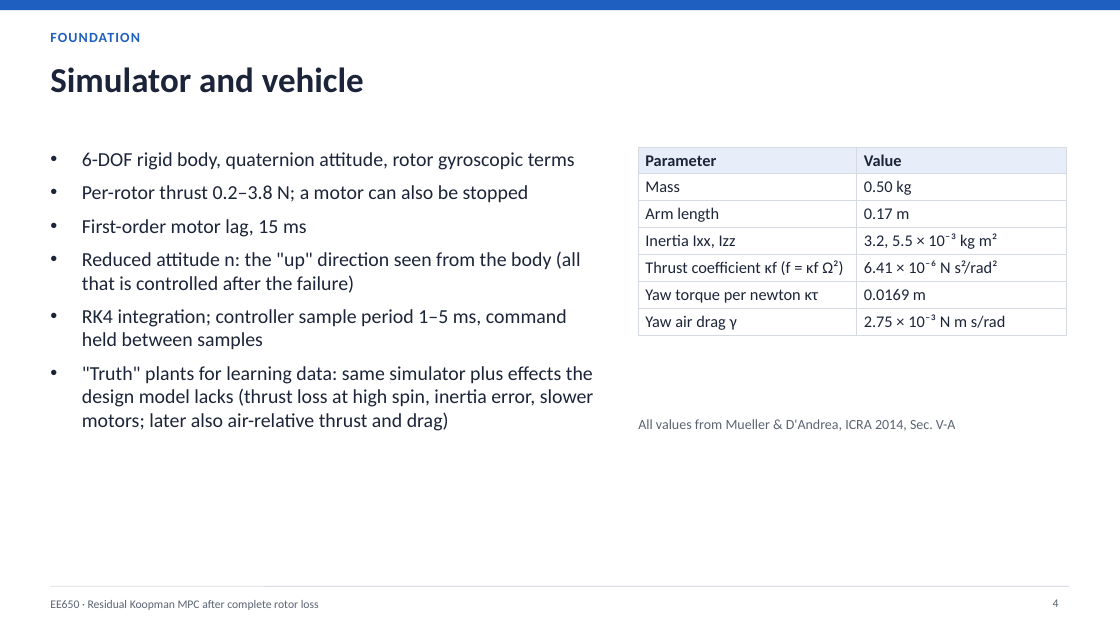
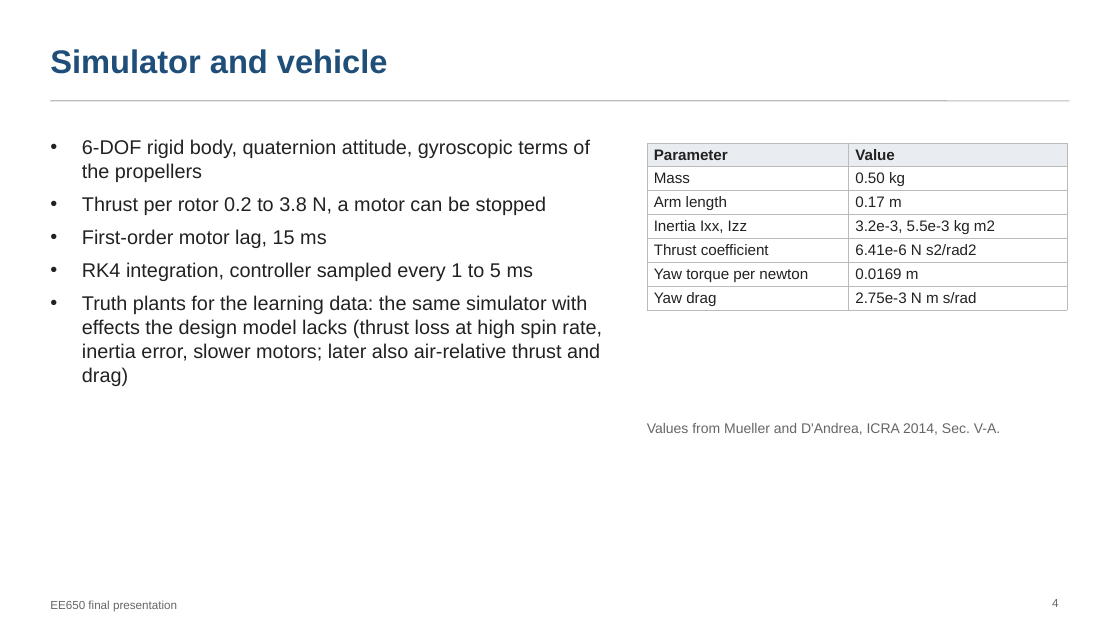
Before and after one commit to pranshuk22/quadrotor-rotor-loss-recovery, a slide deck: slide 4 of docs/deck/final-presentation.pptx. Drawn at 1120x630 pixels with LibreOffice and Linux fonts; fonts in the diff are those of the drawing. Boxes give left, top, right and bottom in pixels: in the first picture for what was removed or moved away, otherwise in the second. Text is boxed around its words. In the diff, an @@ line names an element or a change of style, - is before the commit and + after.

```diff
--- a/docs/deck/final-presentation.pptx
+++ b/docs/deck/final-presentation.pptx
@@ rectangle removed at [0, 0, 1120, 10] @@
@@ title "Simulator and vehicle": place and size @@
-title "Simulator and vehicle" at [50, 67, 364, 93]
+title "Simulator and vehicle" at [50, 49, 388, 74]
@@ title "Simulator and vehicle" at [50, 49, 388, 74]: size 30 to 28 pt, font Calibri to Arial, text colour #1B2438 to #1F4E79; vertical alignment top to middle @@
@@ text removed at [50, 33, 140, 42] @@
-FOUNDATION
@@ line added from (50, 101) to (1070, 101), #BBBBBB 1 pt @@
@@ text "6-DOF rigid body, quaternion attitude, ...": place and size @@
-text "6-DOF rigid body, quaternion attitude, ..." at [82, 152, 594, 431]
+text "6-DOF rigid body, quaternion attitude, ..." at [82, 139, 602, 386]
@@ text at [82, 139, 590, 215]: text changed; font Calibri to Arial; text colour #1B2438 to #222222 @@
-• 6-DOF rigid body, quaternion attitude, rotor gyroscopic terms
-• Per-rotor thrust 0.2–3.8 N; a motor can also be stopped
+• 6-DOF rigid body, quaternion attitude, gyroscopic terms of the propellers
+• Thrust per rotor 0.2 to 3.8 N, a motor can be stopped
@@ table at [647, 143, 1067, 310] @@
-row 4, column 2: 3.2, 5.5 × 10⁻³ kg m²
+row 4, column 2: 3.2e-3, 5.5e-3 kg m2
-row 5, column 1: Thrust coefficient κf (f = κf Ω²)
+row 5, column 1: Thrust coefficient
-row 5, column 2: 6.41 × 10⁻⁶ N s²/rad²
+row 5, column 2: 6.41e-6 N s2/rad2
-row 6, column 1: Yaw torque per newton κτ
+row 6, column 1: Yaw torque per newton
-row 7, column 1: Yaw air drag γ
+row 7, column 1: Yaw drag
-row 7, column 2: 2.75 × 10⁻³ N m s/rad
+row 7, column 2: 2.75e-3 N m s/rad
@@ fill #E7EEFA to #E9EDF2 in row 1 @@
@@ size 14 to 13 pt, font Calibri to Arial, text colour #1B2438 to #222222 in "Parameter", "Value", "Mass", "0.50 kg" and 4 more places @@
@@ borders changed @@
@@ table: place and size @@
-table at [639, 147, 1067, 334]
+table at [647, 143, 1067, 310]
@@ text at [82, 229, 326, 248]: font Calibri to Arial, text colour #1B2438 to #222222 in "First-order motor lag, 15 ms" @@
@@ text at [82, 262, 602, 386]: text changed; font Calibri to Arial; text colour #1B2438 to #222222 @@
-• Reduced attitude n: the "up" direction seen from the body (all that is controlled after the failure)
-• RK4 integration; controller sample period 1–5 ms, command held between samples
-• "Truth" plants for learning data: same simulator plus effects the design model lacks (thrust loss at high spin, inertia error, slower motors; later also air-relative thrust and drag)
+• RK4 integration, controller sampled every 1 to 5 ms
+• Truth plants for the learning data: the same simulator with effects the design model lacks (thrust loss at high spin rate, inertia error, slower motors; later also air-relative thrust and drag)
@@ text at [647, 423, 1000, 435]: text changed; font Calibri to Arial; text colour #5B6472 to #666666 @@
-All values from Mueller & D'Andrea, ICRA 2014, Sec. V-A
+Values from Mueller and D'Andrea, ICRA 2014, Sec. V-A.
@@ line removed from (50, 586) to (1070, 586) @@
@@ page number at [1052, 599, 1058, 607]: font Calibri to Arial, text colour #5B6472 to #666666 @@
@@ text removed at [50, 600, 319, 610] @@
-EE650 · Residual Koopman MPC after complete rotor loss
@@ text added at [50, 600, 177, 612], 10 pt, text #666666 @@
+EE650 final presentation
```
Also in this commit, not shown: 17 other slides changed, 2 slides added, 4 slides removed, 4 other files.
